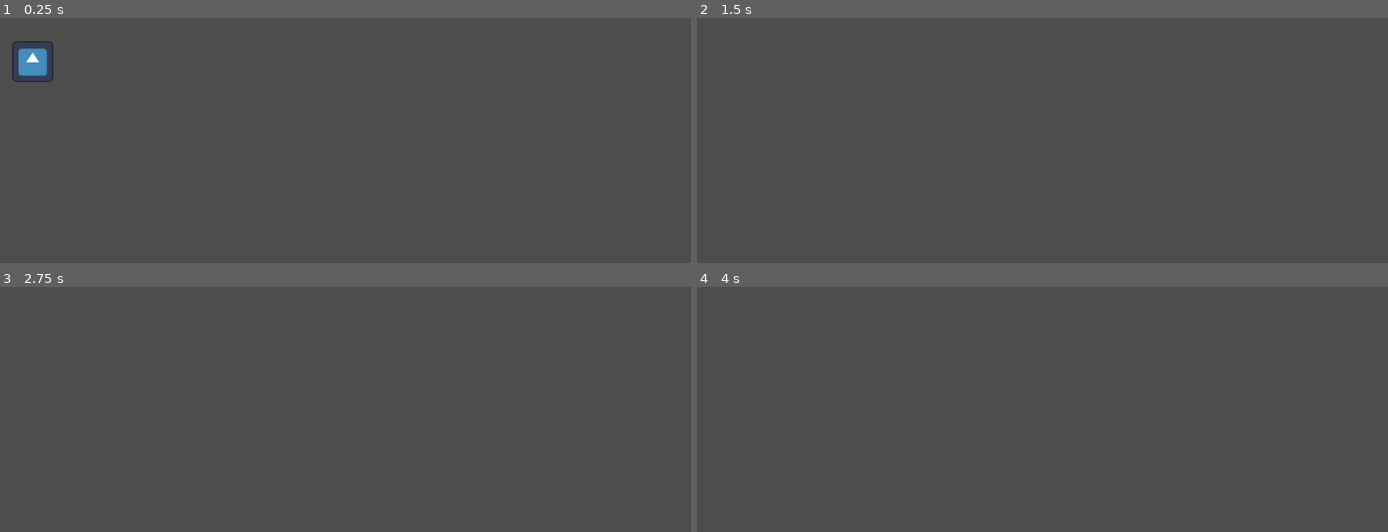
Above: before the commit, frames 1-4 (two rows, left to right).
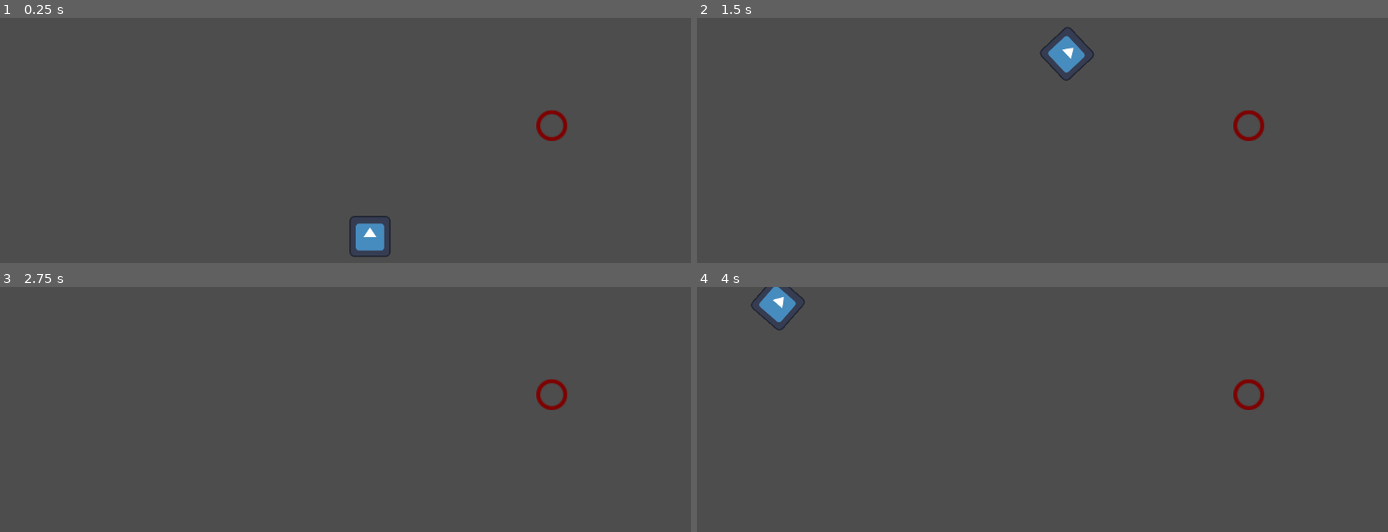
Above: after the commit, the same moments.

Repository: longhousedev/gamejam2024
Game: Godot game, scene res://Levels/TestLevel.tscn
Two runs of this game, one before a commit and one after it. Both use one fixed random seed, a clock stepped at 60 frames per second and the inputs below. The engine's default icon, where the game draws it, is replaced by a stand-in: a white triangle on a blue panel in a dark square.
Inputs (mouse positions are in pixels of both pictures, inside the frame that each line leads up to):
- Up to frame 1 (0.25 s): no input
- Up to frame 2 (1.5 s): tap Enter at 0.5 s; move the mouse to (outside the picture) at 0.52 s; hold W (move_up) from 0.53 s (still down); right-click (outside the picture) at 0.6 s; move the mouse to (outside the picture) at 1.27 s; tap Q (rotate_anticlock) at 1.35 s
- Up to frame 3 (2.75 s): tap Space at 2 s; move the mouse to (138, 431) at 2.02 s; release W (move_up) at 2.03 s; hold A (move_left) from 2.03 s (still down); tap E (rotate_clock) at 2.1 s
- Up to frame 4 (4 s): tap Enter at 2.75 s; move the mouse to (1097, 495) at 2.77 s; right-click (1097, 495) at 2.85 s; tap Space at 3.5 s; move the mouse to (952, 389) at 3.52 s; release A (move_left) at 3.53 s; hold S (move_down) from 3.53 s (still down); tap Q (rotate_anticlock) at 3.6 s

The runs differ from the first frame. In frame 1, 1.4% of the frame differs, in the area x 1-83%, y 9-98%; in frame 2, 0.8%; in frame 3, 0.2%; in frame 4, 0.8%.

Commit message:
Colliding with an enemy will now kill the Player

Diff:
--- a/Levels/TestLevel.tscn
+++ b/Levels/TestLevel.tscn
@@ -1,12 +1,17 @@
-[gd_scene load_steps=3 format=3 uid="uid://baqrpr0yg6pqr"]
+[gd_scene load_steps=4 format=3 uid="uid://baqrpr0yg6pqr"]
 
 [ext_resource type="PackedScene" uid="uid://diqeaab1akt8r" path="res://Objects/player.tscn" id="1_ckxj4"]
+[ext_resource type="PackedScene" uid="uid://d11som7k0yerv" path="res://Objects/enemy.tscn" id="2_4xm8f"]
 [ext_resource type="Script" path="res://Scripts/VisibilityManager.gd" id="2_i0r5n"]
 
 [node name="Node2D" type="Node2D"]
 
 [node name="Player" parent="." instance=ExtResource("1_ckxj4")]
-position = Vector2(61, 68)
+position = Vector2(586, 341)
 
 [node name="VisibilityManager" type="Node" parent="."]
 script = ExtResource("2_i0r5n")
+
+[node name="Enemy" parent="." instance=ExtResource("2_4xm8f")]
+position = Vector2(869, 168)
+scale = Vector2(1.5, 1.5)
--- a/Objects/enemy.tscn
+++ b/Objects/enemy.tscn
@@ -1,12 +1,13 @@
-[gd_scene load_steps=3 format=3 uid="uid://bleh2bl2dg5og"]
+[gd_scene load_steps=3 format=3 uid="uid://d11som7k0yerv"]
 
-[ext_resource type="Texture2D" uid="uid://d2cdag2gm0vtt" path="res://Test Enemy.png" id="1_7r4e7"]
+[ext_resource type="Texture2D" path="res://Test Enemy.png" id="1_7r4e7"]
 
 [sub_resource type="CircleShape2D" id="CircleShape2D_wwp0c"]
+radius = 15.0
 
 [node name="Enemy" type="Node2D"]
 
-[node name="CharacterBody2D" type="CharacterBody2D" parent="."]
+[node name="CharacterBody2D" type="CharacterBody2D" parent="." groups=["enemy"]]
 
 [node name="CollisionShape2D" type="CollisionShape2D" parent="CharacterBody2D"]
 shape = SubResource("CircleShape2D_wwp0c")
--- a/Objects/player.tscn
+++ b/Objects/player.tscn
@@ -3,19 +3,20 @@
 [ext_resource type="Script" path="res://Scripts/player_movement.gd" id="1_ubmd4"]
 [ext_resource type="Texture2D" uid="uid://b380uc16lsm3h" path="res://icon.svg" id="2_m881c"]
 
-[sub_resource type="CircleShape2D" id="CircleShape2D_pdkia"]
+[sub_resource type="CircleShape2D" id="CircleShape2D_hjv2l"]
+radius = 64.0
 
 [node name="Player" type="Node2D"]
 scale = Vector2(0.5, 0.5)
 
-[node name="CharacterBody2D" type="CharacterBody2D" parent="."]
+[node name="CharacterBody2D" type="CharacterBody2D" parent="." groups=["player"]]
 script = ExtResource("1_ubmd4")
 numRayCasts = 5
 rayCastAngle = 90.0
 rayLength = 500
 
 [node name="CollisionShape2D" type="CollisionShape2D" parent="CharacterBody2D"]
-shape = SubResource("CircleShape2D_pdkia")
+shape = SubResource("CircleShape2D_hjv2l")
 
 [node name="Sprite2D" type="Sprite2D" parent="CharacterBody2D"]
 texture = ExtResource("2_m881c")
--- a/Scripts/player_movement.gd
+++ b/Scripts/player_movement.gd
@@ -11,6 +11,7 @@
 @export var rayCastAngle:float;
 @export var rayLength:int;
 var rayCasts:Array = [];
+
 func _physics_process(delta):
 
 	# Get rotation
@@ -30,6 +31,12 @@
 
 	move_and_slide()
 
+	for i in get_slide_collision_count():
+		var collision = get_slide_collision(i)
+		if collision.get_collider().is_in_group("enemy"):
+			print("I hit an enemy!")
+			queue_free()
+
 func rayCasting():
 	rayCasts.clear();
 	var vector:Vector2 = Vector2(rayLength,0);
